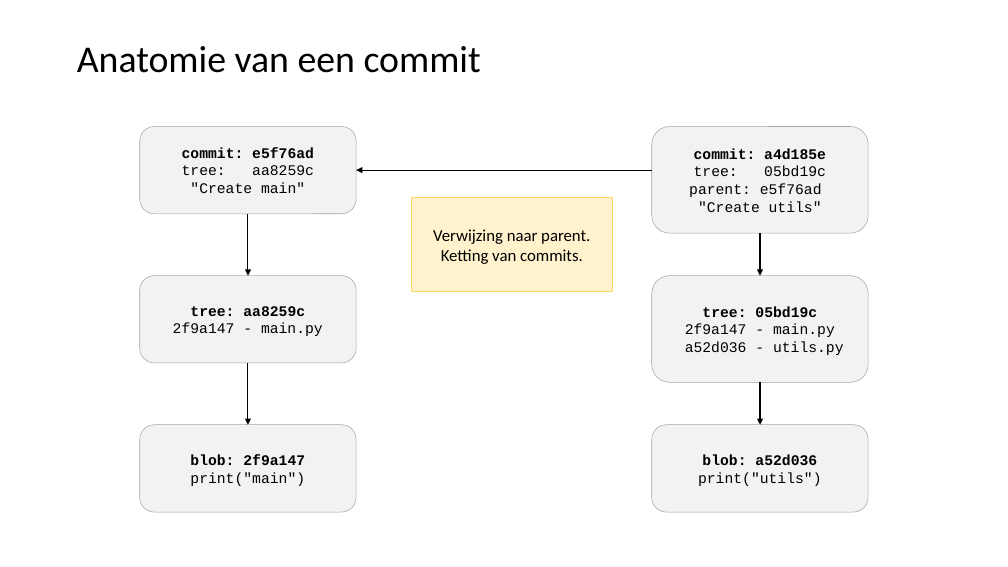
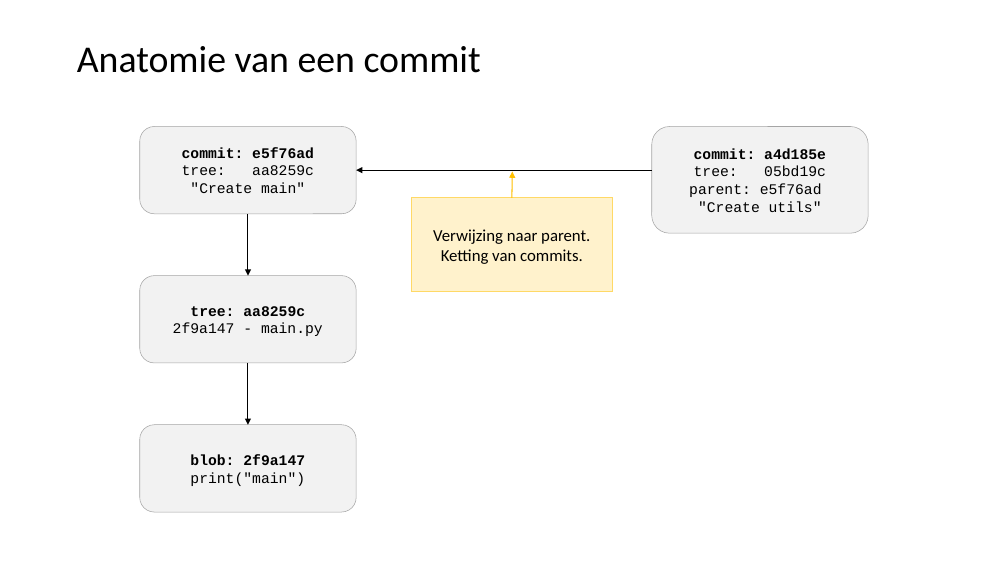
Before and after one commit to LFKoning/knowledge-sharing, a slide deck: slide 16 of git_course/1_basics/git_basic.pptx (slide 15 before the commit). Drawn at 1008x567 pixels with LibreOffice and Linux fonts; fonts in the diff are those of the drawing. Boxes give left, top, right and bottom in pixels: in the first picture for what was removed or moved away, otherwise in the second. Text is boxed around its words. In the diff, an @@ line names an element or a change of style, - is before the commit and + after.

```diff
--- a/git_course/1_basics/git_basic.pptx
+++ b/git_course/1_basics/git_basic.pptx
@@ arrow added from (512, 198) to (513, 172), #FFC000 1 pt @@
@@ arrow removed from (760, 233) to (760, 276) @@
@@ rounded rectangle removed at (652, 276, 868, 383) @@
-tree: 05bd19c
-2f9a147 - main.py
-a52d036 - utils.py
@@ arrow removed from (760, 383) to (760, 425) @@
@@ rounded rectangle removed at (652, 425, 868, 513) @@
-blob: a52d036
-print("utils")
```
Also in this commit, not shown: 40 other slides changed, 10 slides added, 2 other files.
